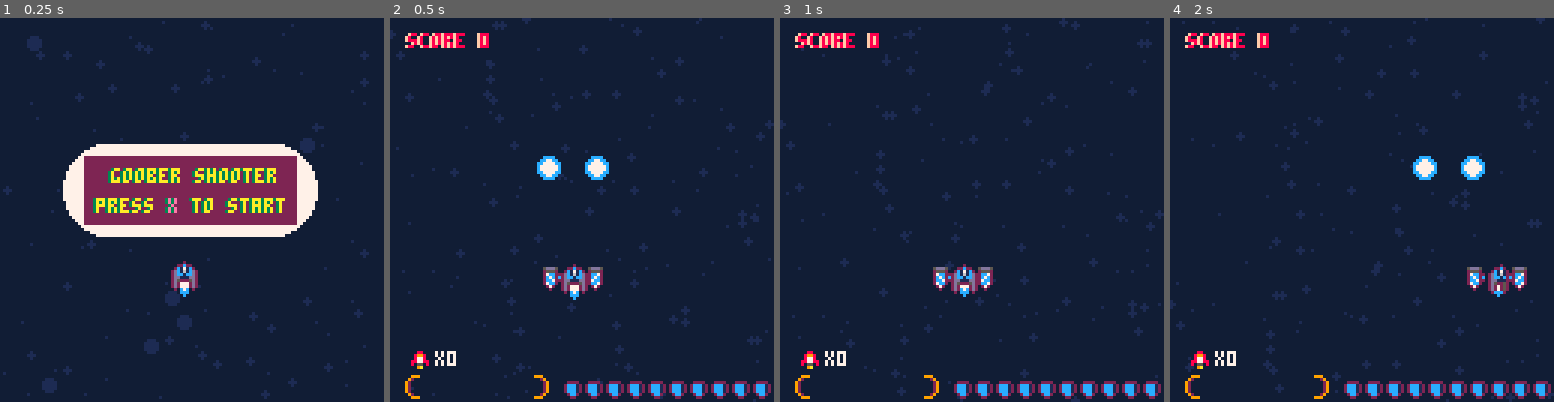
Above: before the commit, frames 1-4 (left to right).
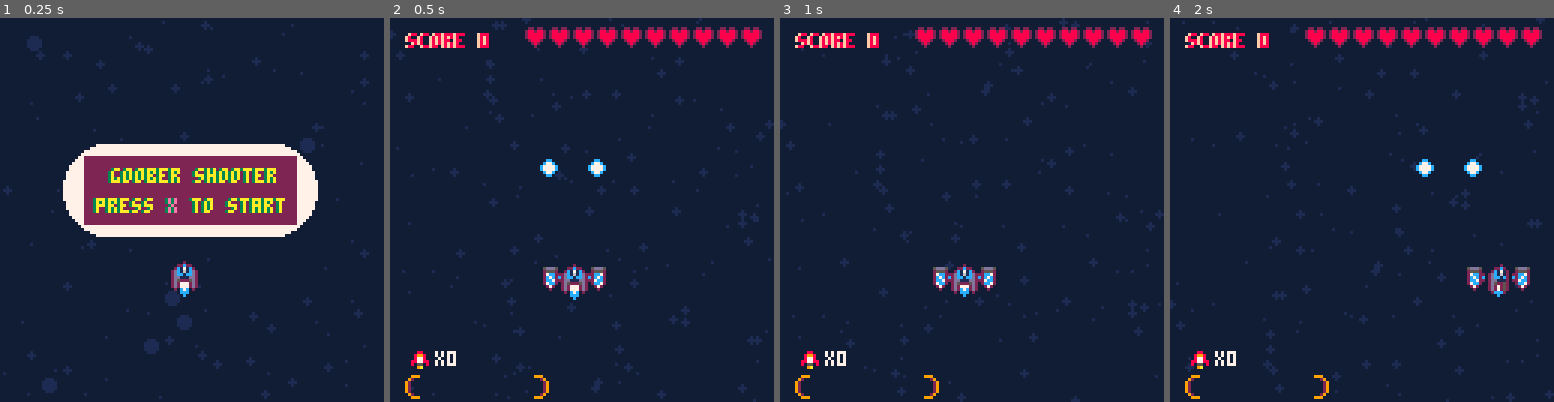
Above: after the commit, the same moments.

Repository: Sam-Horner-42/pico-8
Game: PICO-8 cartridge carts/firstgame/firstgame.p8
Two runs of this game, one before a commit and one after it. Both use one fixed random seed, a clock stepped at 60 frames per second and the inputs below.
Inputs:
- Up to frame 1 (0.25 s): no input
- Up to frame 2 (0.5 s): tap X (X key) at 0.33 s
- Up to frame 3 (1 s): tap O (Z key) at 0.7 s
- Up to frame 4 (2 s): tap X (X key) at 1.07, 1.85 s; hold Right from 1.6 s (still down); tap O (Z key) at 1.7 s

Frame 1 is identical in both runs. In frame 2, 4.4% of the frame differs, in the area x 35-100%, y 2-100%; in frame 3, 4.0%; in frame 4, 4.5%.

Commit message:
Removed redundancies

Diff:
--- a/carts/firstgame/enemies.lua
+++ b/carts/firstgame/enemies.lua
@@ -58,14 +58,14 @@
                 self.sprite = 5
                 self.state = "exploded"
             elseif self.hit_effect_timer == 0 then
-                self.hit_effect_timer = 20
+                self.hit_effect_timer = 15
                 self.state = "alive"
             end
 
 		elseif self.state == "exploded" then
-            if self.explosion_timer > 2 then
+            if self.explosion_timer == 0 then
                 self.pickup_chance = flr(rnd(1000))
-            end
+
             self.spite = 6
                 if self.pickup_chance == 1 then
                     add(pickups, pickup:new({
@@ -86,8 +86,6 @@
                         sprite_id = 15,
                         }))
                 end
-			if self.explosion_timer == 0 then
-
 				del(enemies, self)
 			end
 		end
@@ -103,7 +101,7 @@
             self.is_hit = false
         end
 
-        if self.hit_effect_timer > 0 and self.hit_effect_timer < 4 then
+        if self.hit_effect_timer > 0 and self.hit_effect_timer < 8 then
             self.clr = 7
         else
             self.clr = 8
@@ -112,9 +110,10 @@
     end,
 
     draw=function(self)
-        spr(self.sprite, self.x, self.y) -- normal asteroid sprite
-        if self.state == "hit" then
-            outline_spr(self.sprite, self.x, self.y, 1, 1, false, false, self.clr)
+        if self.hit_effect_timer > 0 then
+            circfill(self.x+3, self.y+3, 4, self.clr)
+        else
+            spr(self.sprite, self.x, self.y) -- normal asteroid sprite
         end
     end,
 }
--- a/carts/firstgame/firstgame.p8
+++ b/carts/firstgame/firstgame.p8
@@ -5,28 +5,27 @@
 #include stars.lua
 #include pickups.lua
 #include enemies.lua
-#include thrusters.lua
 #include player.lua
 #include projectiles.lua
 #include laser_beams.lua
 #include rockets.lua
 __gfx__
 000c0000000000000000000000000000006660000660c60000000000589999850606606000099000000000000880088000000000000b00030033000003730000
-0c171c00002222000050550000000000066566006c507c60000000005888888506277260009779000008800008800880002222003073003b0bb330003bb73000
-dc161cd002ccc120057076500000000065775570070007c0000000006813318602011020097dd790008998000880088002ccc720b3b37bb73bb3730033b73000
-dcc1ccd002ccc1200570065000000000665575600000000600000000081331802222222297dddd79008778000880088002ccc7207b3333703bb3730003330000
-dd111dd002ccc1200577065000000000657656505000006500000000778338770062260097dddd79088778800880088002ccc72007b33b003b37730000000000
-d50005d0002cc200005005000000000006775700c00000c0000000007081180700600600097dd7900805508007700770002cc200003337000337300000000000
-d00000d00002200000005000000000000065700000000000000000000075570000800800009779000009a00005500550000220000337b3000033000000000000
-d00000d000000000000000000000000000000000000000000000000000000000000000000009900000000000066006600000000000000b300000000000000000
-009990000000000000c000000000c00000cccc00000c0000007770000077700000777000007770000077700000000000005ddd50005ddd50005ddd500aaa0000
-09200000000000000171c00000c171000cc77cc00c5715000077700000c7c0000077700000c7c0000077700000088000002555200025552000255520a777a000
-92000000000000000161cd000dc16100cc7777cc5c161c5000c7c00000ccc00000c7c00000ccc00000c7c000008998000027cc220027dd220027dd22a777a000
-92000000000000000c1ccd000dcc1c00c777777cdc51c5d000ccc000000c000000ccc000000c000000ccc00008977980002c7c2c002d7d2d002d7d2da777a000
-92000000000000000111dd000dd11100c777777c55111d50000c000000000000000c000000000000000c000008977980002cc722002cc722002dd7220aaa0000
-920000000000000005005d000d500500cc7777ccd00000500000000000000000000000000000000000000000008998000027cc200027cc200027dd2000000000
-092000000000000005000d000d0005000cc77cc0500000d000000000000000000000000000000000000000000008800000027200000272000002720000000000
-009990000000000005000d000d00050000cccc00d000005000000000000000000000000000000000000000000000000000002000000020000000200000000000
+0c171c00022022000050550000000000066566006c507c6000000000588888850627726000977900000880000880088000bbbb003073003b0bb330003bb73000
+dc161cd028828820057076500000000065775570070007c0000000006813318602011020097dd79000899800088008800b7876b0b3b37bb73bb3730033b73000
+dcc1ccd0288888200570065000000000665575600000000600000000081331802222222297dddd7900877800088008800b8886b07b3333703bb3730003330000
+dd111dd0288888200577065000000000657656505000006500000000778338770062260097dddd7908877880088008800b7876b007b33b003b37730000000000
+d50005d002888200005005000000000006775700c00000c0000000007081180700600600097dd790080550800770077000b77b00003337000337300000000000
+d00000d00028200000005000000000000065700000000000000000000075570000800800009779000009a00005500550000bb0000337b3000033000000000000
+d00000d000020000000000000000000000000000000000000000000000000000000000000009900000000000066006600000000000000b300000000000000000
+009990000000000000c000000000c00000000000000c0000007770000077700000777000007770000077700000000000005ddd50005ddd50005ddd500aaa0000
+09200000000000000171c00000c17100000cc0000c5715000077700000c7c0000077700000c7c0000077700000088000002555200025552000255520a777a000
+92000000000000000161cd000dc1610000c77c005c161c5000c7c00000ccc00000c7c00000ccc00000c7c000008998000027cc220027dd220027dd22a777a000
+92000000000000000c1ccd000dcc1c000c7777c0dc51c5d000ccc000000c000000ccc000000c000000ccc00008977980002c7c2c002d7d2d002d7d2da777a000
+92000000000000000111dd000dd111000c7777c055111d50000c000000000000000c000000000000000c000008977980002cc722002cc722002dd7220aaa0000
+920000000000000005005d000d50050000c77c00d00000500000000000000000000000000000000000000000008998000027cc200027cc200027dd2000000000
+092000000000000005000d000d000500000cc000500000d000000000000000000000000000000000000000000008800000027200000272000002720000000000
+009990000000000005000d000d00050000000000d000005000000000000000000000000000000000000000000000000000002000000020000000200000000000
 03333000000000000000000000000000000000000000000000000000000000000000000000000000000000000000000000000000000000000000000000000000
 33777300000000000000000000000000000000000000000000000000000000000000000000000000000000000000000000000000000000000000000000000000
 3bbb7300000000000000000000000000000000000000000000000000000000000000000000000000000000000000000000000000000000000000000000000000
--- a/carts/firstgame/main.lua
+++ b/carts/firstgame/main.lua
@@ -37,7 +37,7 @@
     if spr < 13 then
         sfx(1, 3)
     else
-        sfx(14,3)
+        sfx(14, 3)
     end
     if spr == 9 then
         --logic for shields
@@ -53,8 +53,8 @@
         player.laser_timer = 120 -- 3 seconds of lasers
     elseif spr == 12 then
         --logic for health pickup
-        if player.health < 100 then
-            player.health += 10
+        if player.health < 10 then
+            player.health += 1
         end
     elseif spr ==  13 then
         player.score += 500
@@ -105,14 +105,13 @@
 	game_state = "play"
 	-- rebuild the tables for the main gameplay
 	stars={}
-    thruster_particles={}
     enemies={}
     pickups={}
     rockets={}
 	projectiles = {}
 	laser_beams = {}
-	thruster_particles = {}
-
+    player.health = 10
+    player.score = 0
 	-- define variables for use in gameplay
 	warningcolourtimer = 60
 	game_start_timer = 0
@@ -229,7 +228,6 @@
 	enemy.state = "hit"
     if enemy.health <= 0 and type != player then
         player.score+=100
-
     end
 	enemy.is_hit = true
 end
@@ -241,7 +239,6 @@
 	grace_period = 0
 	game_over_sound_playing = false
 	grace_period_started = false
-	thruster_particles={}
 	start_menu()
 end
 
@@ -278,13 +275,8 @@
 
         for p in all(projectiles) do
             p:update()
-            if p.y > 128 then
-                deli(projectiles, p)
-            end
-        end
-        for p in all(thruster_particles) do
-            p:update()
-        end
+        end
+
         for laser in all(laser_beams) do
             laser:update(player)
         end
@@ -301,7 +293,7 @@
                         hit_sound_cooldown = 30
                         sfx(2, 3)
                     end
-                    player.health -= 10
+                    player.health -= 1
                     player.fire_cooldown = 10
                     player.invuln_timer = 10
                     player.hit_effect_timer = 20
@@ -312,7 +304,7 @@
                 end
             end
 			for projectile in all(projectiles) do
-				if check_collision(projectile, enemy) and enemy.state == "alive" and enemy.y > 0 then
+				if check_collision(projectile, enemy) and enemy.y > 0 then
 					enemy_hit(enemy, projectile, 1)
 					del(projectiles, projectile)
 				end
@@ -430,9 +422,7 @@
         for projectile in all(projectiles) do
             projectile:draw()
         end
-		for p in all(thruster_particles) do
-			p:draw()
-		end
+
         player:draw() --display the player
 
         for laser in all(laser_beams) do
--- a/carts/firstgame/player.lua
+++ b/carts/firstgame/player.lua
@@ -8,10 +8,10 @@
     sprite = 0,
     fire_cooldown = 0,
     score = 0,
-    health = 100,
+    health = 10,
     alive = true,
-    w = 7,
-    h = 7,
+    w = 8,
+    h = 8,
     is_thrusting = false,
     shield = false,
     invuln_timer = 0,
@@ -70,8 +70,12 @@
             self.spdx = -2
             self.sprite = 18
         end
-        if btn(3) then self.spdy = 2 end -- down
-        if btn(2) then self.spdy = -2 end -- up
+        if btn(3) and self.y < 120 then
+            self.spdy = 2
+        end -- down
+        if btn(2) and self.y > 10 then
+            self.spdy = -2
+        end -- up
 
         if self.x > 127 then
             self.x = -5
@@ -88,30 +92,14 @@
         end
         if self.radius > 0 then
             self.radius -= 1
-        else self.radius = 4
+        else
+            self.radius = 4
         end
         -- damaged ship
-        if self.health <= 50 then
-            add(thruster_particles, thruster_particle:new({
-                x = self.x + 6,
-                y = self.y + 2,
-                dx = rnd(1),
-                dy = rnd(1),
-                size = flr(rnd((1))) + 1 +  10/self.health,
-                life = 7,
-                smoke = true
-            }))
-            add(thruster_particles, thruster_particle:new({
-                x = self.x+1,
-                y = self.y + 2,
-                dx = -rnd(1),
-                dy = rnd(1),
-                size = flr(rnd((1))) + 1 + 10/self.health,
-                life = 7,
-                smoke = true
-            }))
-        end
-        if self.health <= 30 and not btn(1) and not btn(0) then
+        if self.health <= 5 then
+            -- TODO recreate smoke effects
+        end
+        if self.health <= 3 and not btn(1) and not btn(0) then
             self.sprite = 21
         end
         self.gun = 28
@@ -164,15 +152,7 @@
         -- blasters and lasers
         if self.fire_cooldown == 0 then
             if btn(5) then
-        -- For blaster, only fire if weapon_timer == 0
-        -- For laser, fire as long as laser is equipped and timer > 0
-                if self.weapon == "blaster" and self.weapon_timer <= 0 then
-                    self.fire_cooldown = 4
-                    self:shoot()
-                elseif self.weapon == "laser" and self.laser_timer > 0 then
-                    self:shoot()
-                end
-
+                self:shoot()
             end
         end
 	end,
@@ -180,11 +160,8 @@
     -- draw bullets
     shoot = function(self)
 
-        if self.weapon == "blaster" then
-            if not self.sfx_is_playing then
-                sfx(0, 3)
-                self.sfx_is_playing = true
-            end
+        if self.weapon == "blaster" and self.weapon_timer <= 0 then
+            sfx(0, 3)
 
             -- left gun
             add(projectiles, projectile:new({
@@ -198,8 +175,8 @@
                 y = self.y-1
             }))
 
-
-        elseif self.weapon == "laser" then
+            self.weapon_timer = 6
+        elseif self.weapon == "laser" and self.laser_timer > 0 then
             -- only spawn laser if not already spawned
             if self.laser_timer > 0 and btn(5) and self.hit_effect_timer <= 0 and self.invuln_timer <= 0 then
                 if #laser_beams == 0 then
@@ -218,14 +195,15 @@
         else
             self.outline = 2
         end
-        if btn(5) and self.fire_cooldown > 8 then
-            circfill(self.x-6, self.y-1, self.radius, 7)
-            circfill(self.x+11, self.y-1, self.radius, 7)
-        end
+
         spr(self.flame, self.x, self.y+6)
 
-        spr(self.gun, self.x+7, self.y, 1, 1 , true)
+        spr(self.gun, self.x+8, self.y, 1, 1 , true)
         spr(self.gun, self.x-9, self.y)
+        if btn(5) and self.fire_cooldown > 0 then
+            circfill(self.x-6, self.y-2, self.radius, 7)
+            circfill(self.x+11, self.y-2, self.radius, 7)
+        end
         if self.shield == true then
             circ(self.x + 3, self.y + 5, self.shield_rad, 9) -- purple glow
             circ(self.x + 3, self.y + 5, self.shield_rad-2, 7) -- purple glow
@@ -241,19 +219,13 @@
             circfill(self.x + 3, self.y + 10, 1, 7)
         end
 
-        local hearts_x = 120
-
-        -- calculate how many full hearts to show
-        local full_hearts = flr(self.health / 10)
-
         --display player health
-        for i = 0, 9 do
-            local x = hearts_x + i * -7
-            if i < full_hearts then
-                spr(1, x, 120) -- full shield
-            else
-                spr(2, x, 120) -- broken shield
-            end
+        for i = 1, player.health do
+            local health_spr = 1 -- full shield
+            if i > player.health then
+                health_spr = 2 -- broken shield
+            end
+            spr(health_spr, (125 + i * -8), 2) -- full shield
         end
 
         local rockets_x = 6
--- a/carts/firstgame/projectiles.lua
+++ b/carts/firstgame/projectiles.lua
@@ -13,7 +13,9 @@
 
     update = function(self)
         self.y += self.spd
-
+        if self.y > 128 then
+            deli(projectiles, self)
+        end
     end,
 
     draw = function(self)
--- a/carts/firstgame/thrusters.lua
+++ /dev/null
@@ -1,57 +0,0 @@
-thruster_particle = {
-    x = 0,
-    y = 0,
-    dx = 0,
-    dy = 0,
-    life = 10, -- how long it lives
-    clr = 12,
-    size = 3,
-    smoke = false,
-
-    new = function(self, tbl)
-        tbl = tbl or {}
-        setmetatable(tbl, { __index = self })
-        return tbl
-    end,
-
-    update = function(self)
-        if self.smoke == false then
-            if self.size <= 4 and self.size >= 2 then
-                self.size -= 1
-            end
-            if btn(1) and not btn(2) then -- right, prevents weird tail
-                self.life -= 2
-                self.dy += .4
-            end
-            if btn(0) and not btn(2) then -- left, prevents weird tail
-                self.life -= 2
-                self.dy += .4
-            end
-            if btn(3) then self.life -= 1 end
-        elseif self.smoke == true then
-            if self.size <= 4 and self.size >= 1 and self.life < 2 then
-                self.size -= 1
-            end
-            if self.life >= 4 then
-                self.clr = 6
-            else
-                self.clr = 7
-            end
-        end
-        if self.life <= 0 then
-            del(thruster_particles, self)
-        end
-        self.life -= 1
-
-        self.x += self.dx
-        if rnd(1) > 0.03 then
-            self.y += self.dy
-        end
-    end,
-
-    draw = function(self)
-        if self.life > 0 then
-            circfill(self.x, self.y, self.size, self.clr)
-        end
-    end
-}
Not shown, changed: the sound effects (__sfx__) section of carts/firstgame/firstgame.p8
